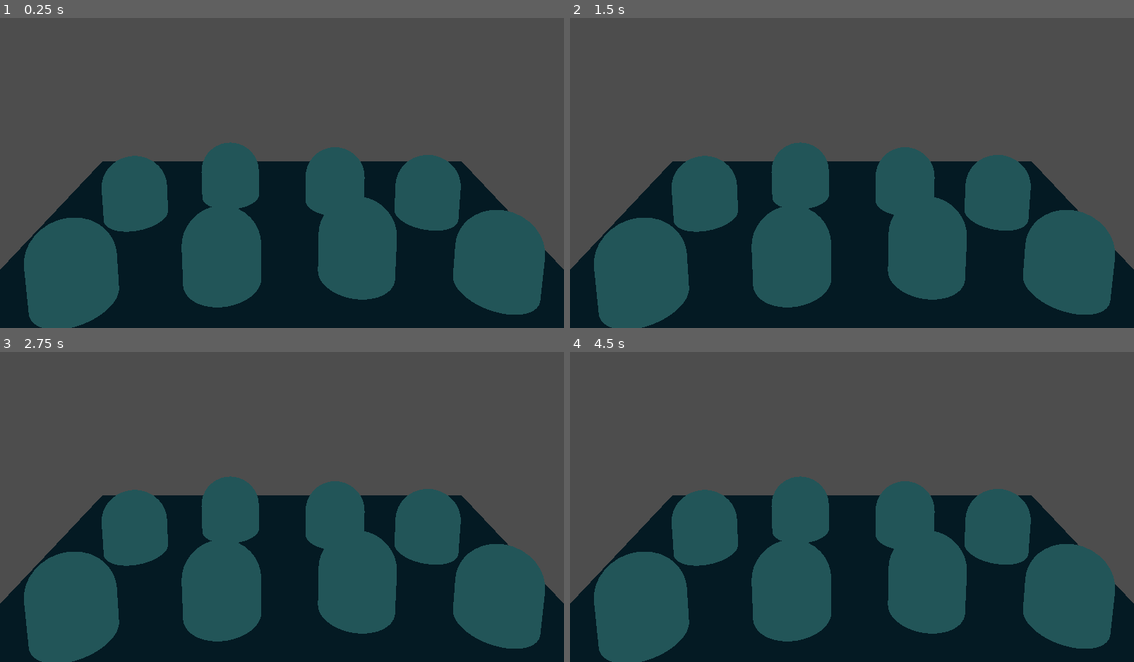
Above: before the commit, frames 1-4 (two rows, left to right).
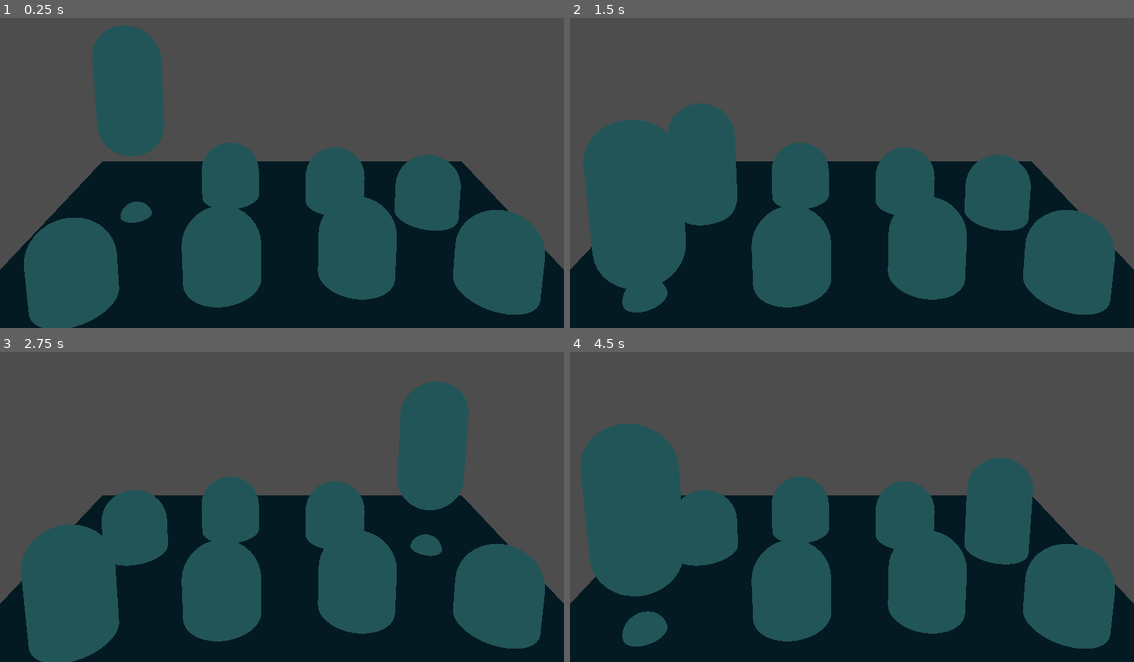
Above: after the commit, the same moments.

Repository: Wake1st/GomiMoni
Game: Godot game, scene res://testing/ui/test_shop.tscn
The game is run twice, just before and just after one commit, with the same random seed, the same clock (stepped at 60 frames per second) and the same inputs. The project has no main scene, so this scene is started directly.
Inputs:
- Up to frame 1 (0.25 s): no input
- Up to frame 2 (1.5 s): tap Enter (ui_accept) at 0.5, 0.77 s; hold Right (ui_right) 0.53-1.28 s; tap X (swap_character_next) at 0.6 s; hold Down (ui_down) from 1.28 s (still down); tap Z (swap_character_prev) at 1.35 s
- Up to frame 3 (2.75 s): tap Enter (ui_accept) at 1.52 s; release Down (ui_down) at 2.03 s; hold Right (ui_right) from 2.03 s (still down); hold 1 from 2.03 s (still down)
- Up to frame 4 (4.5 s): release Right (ui_right) at 2.78 s; release 1 at 2.78 s; hold Up (ui_up) 2.78-3.53 s; tap 2 at 2.85 s; tap Enter (ui_accept) at 3.02, 3.77 s; hold 3 3.53-4.28 s; hold Left (ui_left) from 3.53 s (still down); tap X (swap_character_next) at 4.35 s

The runs differ from the first frame. In frame 1, 6.7% of the frame differs, in the area x 16-30%, y 2-70%; in frame 2, 8.7%; in frame 3, 7.1%; in frame 4, 11%, in the area x 1-83%, y 23-100%.

Commit message:
shop swapping is delayed, added game icon

Diff:
--- a/project.godot
+++ b/project.godot
@@ -12,6 +12,9 @@
 
 config/name="gomi-moni"
 config/features=PackedStringArray("4.4", "GL Compatibility")
+boot_splash/bg_color=Color(0.109804, 0.121569, 0.168627, 1)
+boot_splash/fullsize=false
+boot_splash/image="uid://cs28764e3nxnu"
 config/icon="res://assets/images/icon.svg"
 
 [input]
--- a/ui/shop/shop.gd
+++ b/ui/shop/shop.gd
@@ -3,6 +3,7 @@
 
 
 const SLOTS_PER_ROW: int = 4
+const BUMP_TIME: float = 0.2
 
 @onready var trashScene = preload("res://ui/shop/trash.tscn")
 @onready var slotsParent: Node = $ShopSlots
@@ -12,6 +13,7 @@
 
 var focusedIndex: int = 0
 var focusedSlot: ShopSlot
+var bumpTimer: float = BUMP_TIME
 
 
 func _ready():
@@ -27,9 +29,10 @@
 
 	# set initial focus
 	focusedSlot = shopSlots[0]
+	focusedSlot.focus()
 
 
-func _process(_delta):
+func _process(delta):
 	var ui_selection = UIController.get_selection()
 	if ui_selection == UIController.SELECTION.ACCEPT:
 		# do acceptance
@@ -38,9 +41,13 @@
 		# do cancel
 		pass
 
+	# reduce bump time
+	if bumpTimer > 0.0:
+		bumpTimer -= delta
+
 	# check focus
 	var ui_direction = UIController.get_direction()
-	if ui_direction != Vector2.ZERO:
+	if ui_direction != Vector2.ZERO and bumpTimer < 0.0:
 		# set new index
 		focusedIndex += ui_direction.x
 		focusedIndex -= ui_direction.y * SLOTS_PER_ROW
@@ -50,3 +57,6 @@
 		focusedSlot.unfocus()
 		focusedSlot = shopSlots[focusedIndex]
 		focusedSlot.focus()
+
+		# reset the bump timer
+		bumpTimer = BUMP_TIME
--- a/ui/shop/shop_slot.gd
+++ b/ui/shop/shop_slot.gd
@@ -2,7 +2,11 @@
 extends Node3D
 
 
+@export var liftDistance: float = 0.8
+@export var liftDuration: float = 0.2
+
 var item: Trash
+var tween: Tween
 
 
 func add_trash(trash: Trash) -> void:
@@ -12,8 +16,10 @@
 
 
 func focus() -> void:
-	print("focused on: %s" % item.name)
+	tween = create_tween()
+	tween.tween_property(item, "position:y", liftDistance, liftDuration)
 
 
 func unfocus() -> void:
-	print("focused off: %s" % item.name)
+	tween = create_tween()
+	tween.tween_property(item, "position:y", 0.0, liftDuration)
Binary file added: assets/images/icon.png
Not shown, added: assets/images/icon.png.import
Binary file added: assets/images/icon_32.png
Not shown, added: assets/images/icon_32.png.import
